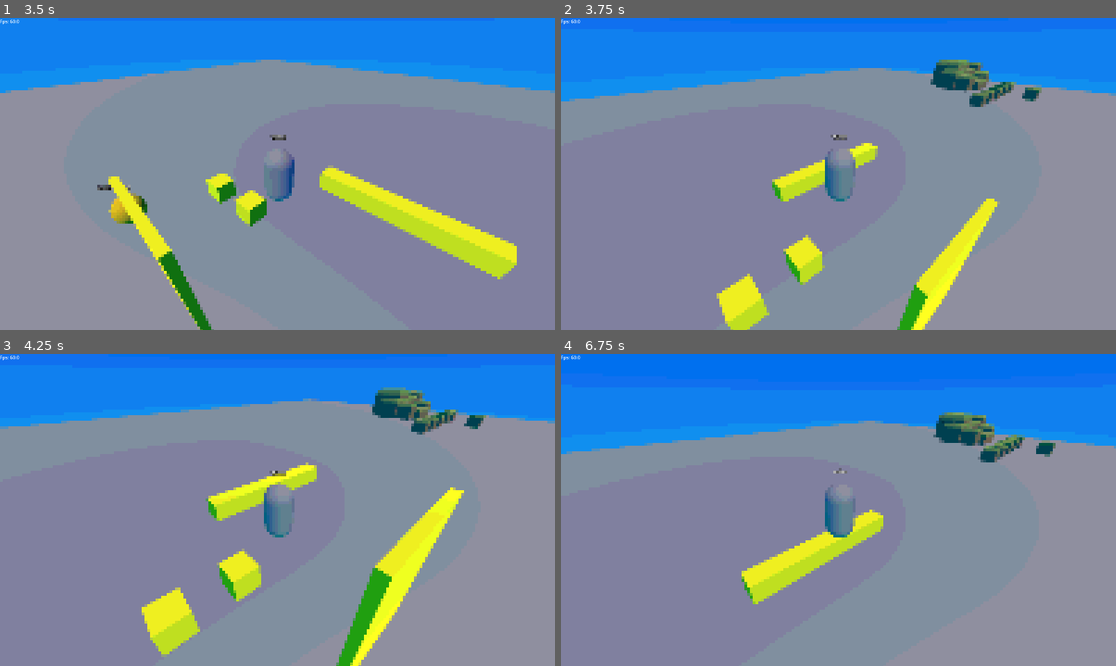
Above: before the commit, frames 1-4 (two rows, left to right).
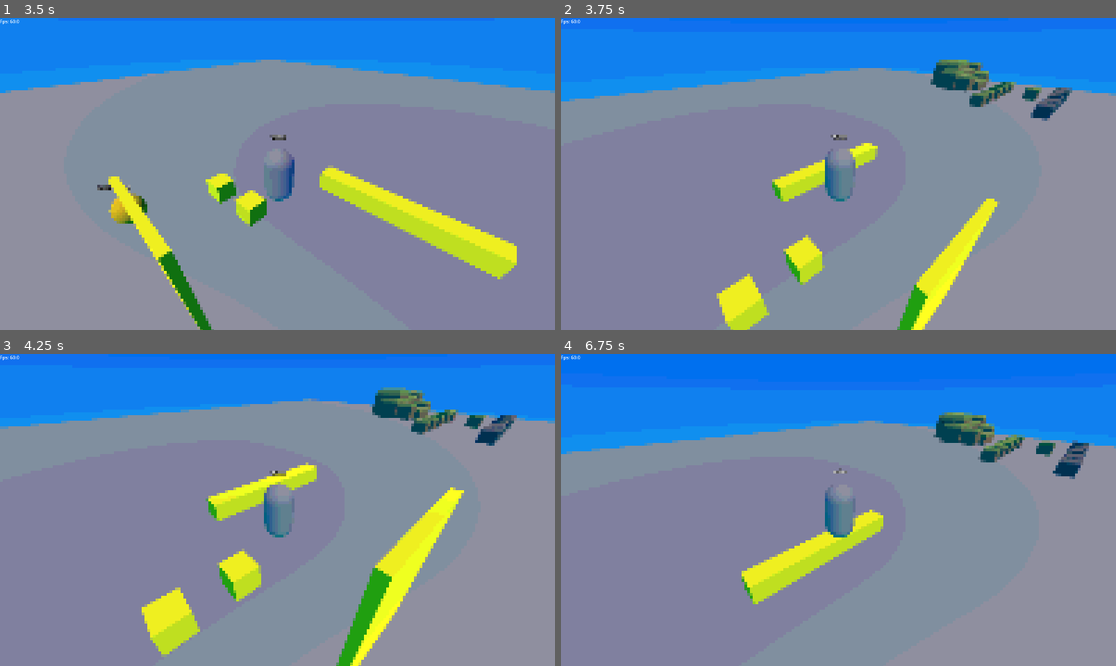
Above: after the commit, the same moments.

Repository: JZxAkuma/FIT2145-Game-Prototype-1
Game: Godot game, scene res://logo_splash_screen.tscn
The game is run twice, just before and just after one commit, with the same random seed, the same clock (stepped at 60 frames per second) and the same inputs.
Inputs (mouse positions are in pixels of both pictures, inside the frame that each line leads up to):
- Up to frame 1 (3.5 s): tap Enter (ui_accept) at 0.5, 2.75 s; move the mouse to (399, 158) at 0.52 s; press the mouse at (399, 158) at 0.53 s; hold D (right) 0.53-1.28 s; tap Space (jump) at 0.77, 1.52, 3.02 s; move the mouse to (249, 174) at 1.27 s; release the mouse at (249, 174) at 1.28 s; hold Up (ui_up) from 1.28 s (still down); right-click (249, 174) at 1.35 s; click (249, 174) at 1.55 s; move the mouse to (288, 167) at 2.02 s; press the mouse at (288, 167) at 2.03 s; tap Mouse wheel down (scroll_down) at 2.1 s; move the mouse to (271, 180) at 2.77 s; release the mouse at (271, 180) at 2.78 s; tap Mouse wheel up (scroll_up) at 2.85 s; click (271, 180) at 3.05 s
- Up to frame 2 (3.75 s): keep holding Up (ui_up); move the mouse to (877, 177) at 3.52 s; press the mouse at (877, 177) at 3.53 s
- Up to frame 3 (4.25 s): keep holding Up (ui_up); tap Space (jump) at 3.77 s
- Up to frame 4 (6.75 s): move the mouse to (794, 506) at 4.27 s; release the mouse at (794, 506) at 4.28 s; click (794, 506) at 4.35 s; tap Space (jump) at 4.52, 6.02 s; move the mouse to (844, 510) at 5.02 s; hold Right mouse button (aim) 5.03-5.78 s; click (844, 510) at 5.3 s; move the mouse to (816, 503) at 5.77 s; release Up (ui_up) at 5.78 s; hold D (right) 5.78-6.53 s; tap Mouse wheel down (scroll_down) at 5.85 s; click (816, 503) at 6.05 s; move the mouse to (866, 510) at 6.52 s; press the mouse at (866, 510) at 6.53 s; hold Up (ui_up) from 6.53 s (still down); tap Mouse wheel up (scroll_up) at 6.6 s

Frame 1 is identical in both runs. In frame 2, 0.4% of the frame differs, in the area x 72-93%, y 16-33%; in frame 3, 0.4%; in frame 4, 0.4%, in the area x 88-96%, y 27-41%.

Commit message:
Rock texture set
Set of rocks

Diff:
--- /dev/null
+++ b/Environmental_Assets/Rocks/RockMaterial.tres
@@ -0,0 +1,7 @@
+[gd_resource type="StandardMaterial3D" load_steps=2 format=3 uid="uid://3gvwu8tc5hqp"]
+
+[ext_resource type="Texture2D" uid="uid://cgndvleoa34x8" path="res://Environmental_Assets/Rocks/GrassBlocks_standardSurface1_BaseColor.png" id="1_mu865"]
+
+[resource]
+albedo_texture = ExtResource("1_mu865")
+roughness = 0.7
--- a/world.tscn
+++ b/world.tscn
@@ -8,6 +8,7 @@
 [ext_resource type="Material" uid="uid://028c08pjbb83" path="res://Environmental_Assets/Grass/Grass.tres" id="6_pkg7o"]
 [ext_resource type="Texture2D" uid="uid://rc1irx78aoba" path="res://Environmental_Assets/Grass/GrassBlocks_standardSurface1_BaseColor.png" id="7_gbfbk"]
 [ext_resource type="PackedScene" uid="uid://6kam6bi8678n" path="res://level component/Grass Blocks/grass_block_bevel_bottom.tscn" id="8_gbfbk"]
+[ext_resource type="Material" uid="uid://3gvwu8tc5hqp" path="res://Environmental_Assets/Rocks/RockMaterial.tres" id="8_wse8f"]
 [ext_resource type="Shader" uid="uid://yco8p8a5gjbo" path="res://Environmental_Assets/Pixelation.gdshader" id="9_ioo17"]
 
 [sub_resource type="PanoramaSkyMaterial" id="PanoramaSkyMaterial_wse8f"]
@@ -438,6 +439,38 @@
 mesh = SubResource("ArrayMesh_2u3nc")
 skeleton = NodePath("")
 
+[node name="RockSet" type="Node3D" parent="."]
+transform = Transform3D(155.218, 0, 0, 0, 155.218, 0, 0, 0, 155.218, -35.8483, 0.251528, 2.81)
+
+[node name="BevelBottom2" type="MeshInstance3D" parent="RockSet"]
+mesh = SubResource("ArrayMesh_70uel")
+skeleton = NodePath("")
+surface_material_override/0 = ExtResource("8_wse8f")
+
+[node name="NoBevel2" type="MeshInstance3D" parent="RockSet"]
+transform = Transform3D(1, 0, 0, 0, 1, 0, 0, 0, 1, -0.02, 0, 0)
+material_override = ExtResource("8_wse8f")
+mesh = SubResource("ArrayMesh_ioo17")
+skeleton = NodePath("")
+
+[node name="BevelRim2" type="MeshInstance3D" parent="RockSet"]
+transform = Transform3D(1, 0, 0, 0, 1, 0, 0, 0, 1, 0.02, 0, 0)
+material_override = ExtResource("8_wse8f")
+mesh = SubResource("ArrayMesh_ic0uy")
+skeleton = NodePath("")
+
+[node name="BevelTop2" type="MeshInstance3D" parent="RockSet"]
+transform = Transform3D(1, 0, 0, 0, 1, 0, 0, 0, 1, 0.04, 0, 0)
+material_override = ExtResource("8_wse8f")
+mesh = SubResource("ArrayMesh_2o6r5")
+skeleton = NodePath("")
+
+[node name="BevelSides2" type="MeshInstance3D" parent="RockSet"]
+transform = Transform3D(0.999334, 0, 0, 0, 0.999334, 0, 0, 0, 0.999334, 0.06, 0, 0)
+material_override = ExtResource("8_wse8f")
+mesh = SubResource("ArrayMesh_2u3nc")
+skeleton = NodePath("")
+
 [node name="Grass block Bevel Bottom" parent="." instance=ExtResource("8_gbfbk")]
 transform = Transform3D(1, 0, 0, 0, 1, 0, 0, 0, 1, -35.9367, 0.251518, 5.77436)
 
Binary file added: Environmental_Assets/Rocks/GrassBlocks_standardSurface1_BaseColor.png
Not shown, added: Environmental_Assets/Rocks/GrassBlocks_standardSurface1_BaseColor.png.import
Binary file added: Environmental_Assets/Rocks/GrassBlocks_standardSurface1_Emissive.png
Not shown, added: Environmental_Assets/Rocks/GrassBlocks_standardSurface1_Emissive.png.import
Binary file added: Environmental_Assets/Rocks/GrassBlocks_standardSurface1_Height.png
Not shown, added: Environmental_Assets/Rocks/GrassBlocks_standardSurface1_Height.png.import
Binary file added: Environmental_Assets/Rocks/GrassBlocks_standardSurface1_Metallic.png
Not shown, added: Environmental_Assets/Rocks/GrassBlocks_standardSurface1_Metallic.png.import
Binary file added: Environmental_Assets/Rocks/GrassBlocks_standardSurface1_Normal.png
Not shown, added: Environmental_Assets/Rocks/GrassBlocks_standardSurface1_Normal.png.import
Binary file added: Environmental_Assets/Rocks/GrassBlocks_standardSurface1_Roughness.png
Not shown, added: Environmental_Assets/Rocks/GrassBlocks_standardSurface1_Roughness.png.import
(and 1 more such lines)
